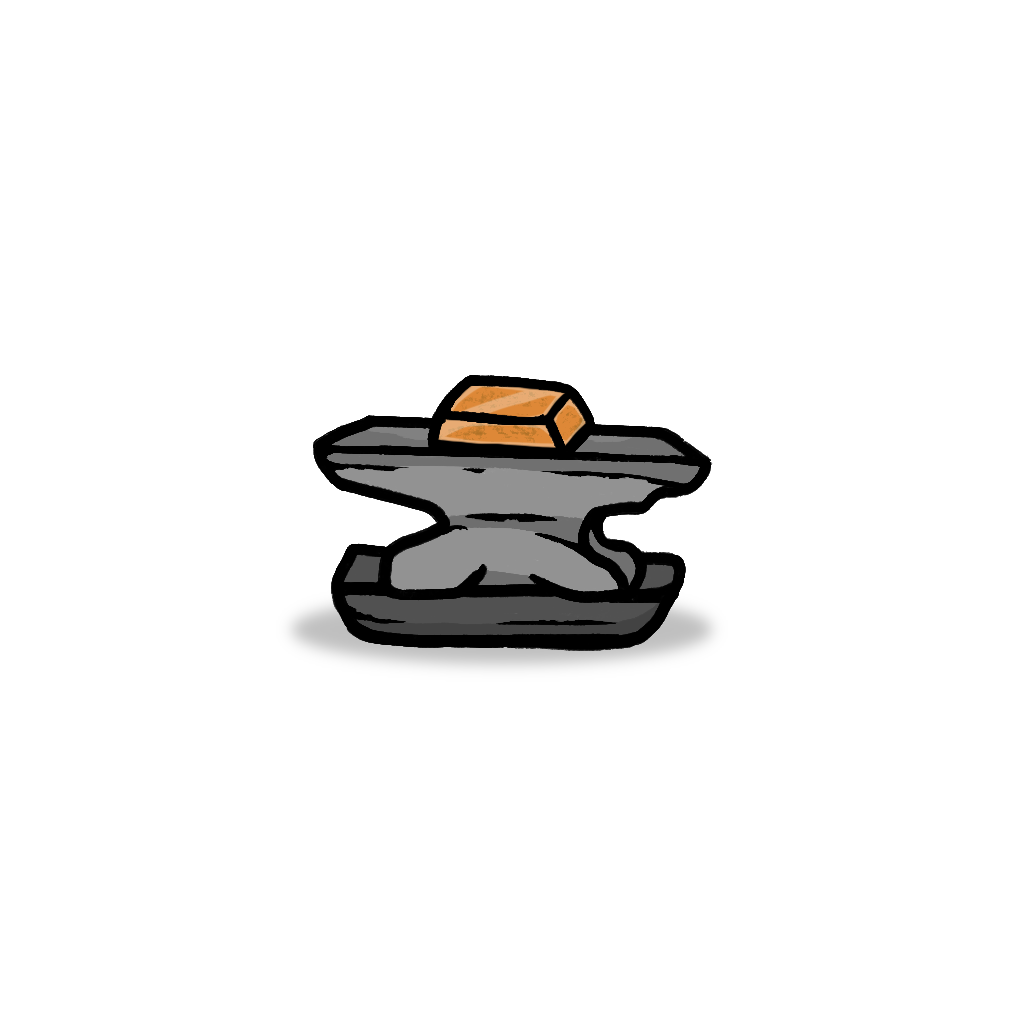
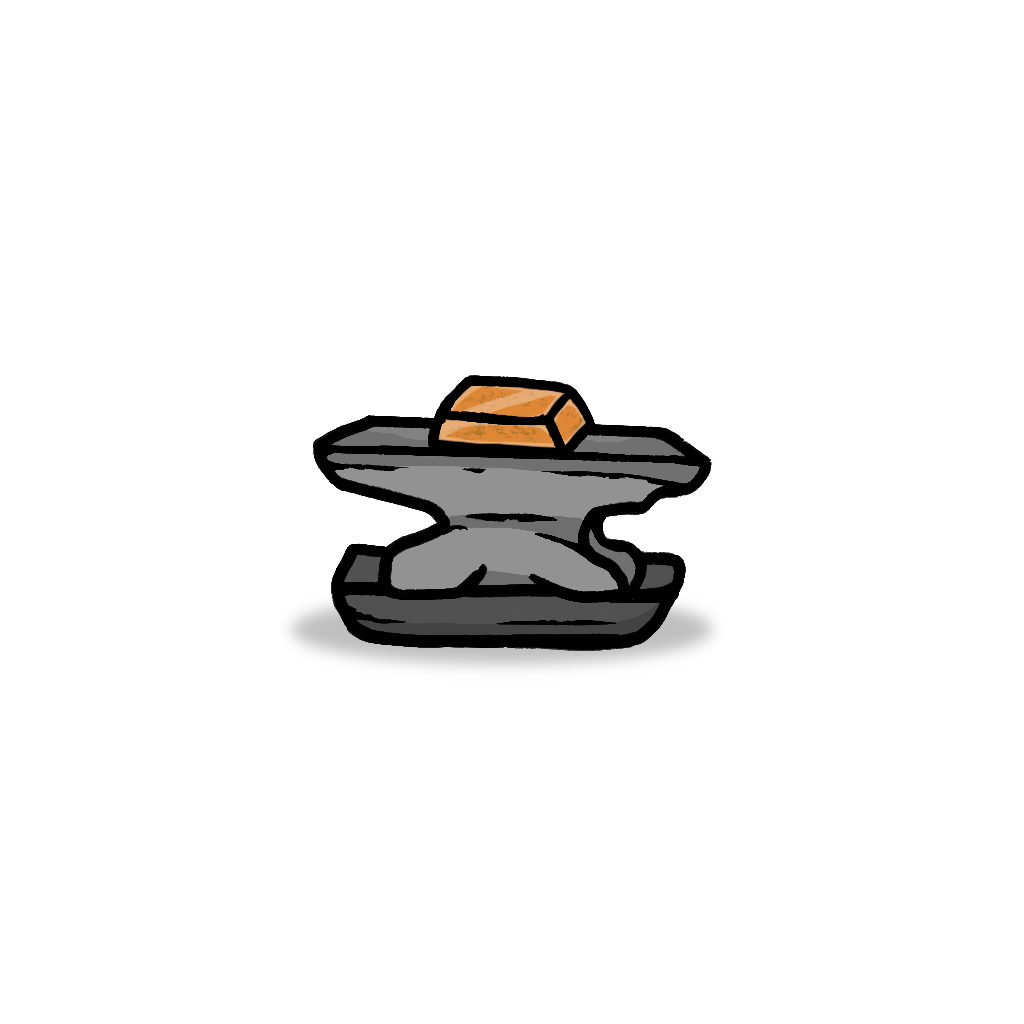
Comparing the layer stacks of the two 1024 x 1024 images. Changes:
added group "Common" with 6 layers in group "Ore" over [427, 375, 595, 459]
moved "Copper Ore" into group "Common" over [428, 375, 595, 458]
hid "Iron Ore", moved it into group "Common" over [428, 375, 595, 458]
hid "Gold Ore", moved it into group "Common" over [427, 375, 594, 459]
hid "Meteorite Ore", moved it into group "Common" over [427, 375, 594, 457]
hid "Mithril Ore", moved it into group "Common" over [427, 376, 594, 459]
hid "Adamantine Ore", moved it into group "Common" over [429, 376, 594, 458]
